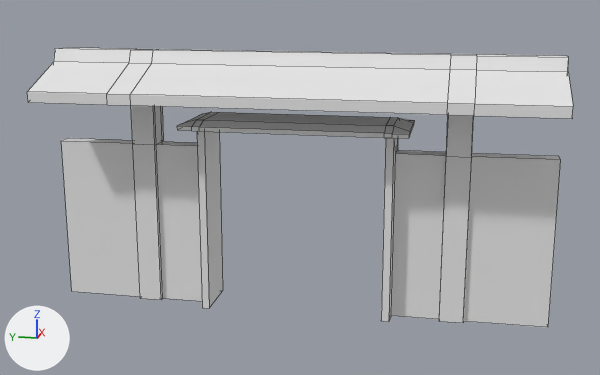
An edit to the FBX model Assets/Models/Enviroment/Buildings/BuildingB_GateA.fbx, drawn before and after from the same camera.
The view is the same before and after, from a camera (50 mm lens) standing at (-121.93, 191.5, 6.41) and looking at (-103.23, 195.24, 1.73). Lighting does not change. The marker at lower left points along +X, +Y and +Z. Mesh edges are drawn as thin lines.

The first picture shows 'BuildingB_GateA'.
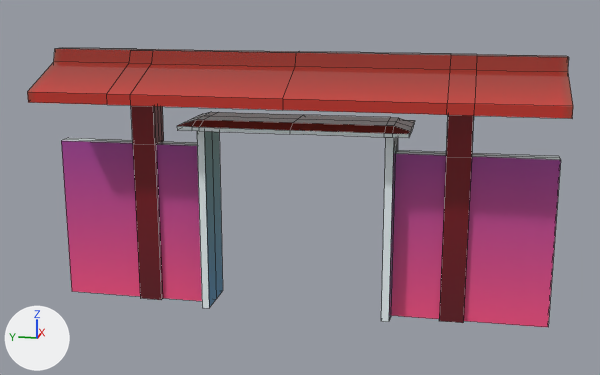
The newer file is also turned or shifted as a whole; pictures and numbers use the older file's frame.

What differs and where, as boxes [x1, y1, x2, y2] in the pictures (600 x 375 px):
part 1 of me_cube_040, built on
    both: [57, 48, 568, 307]
part 2 of me_cube_040, recoloured
    both: [27, 49, 573, 327]

The edits, one by one:
Picture 'deHaht.png' (img_dehaht_png) is new.
Material 'Material #28' (mat_material__28) is new.
Its texture is img_dehaht_png.
Its roughness is 0.0.
me_cube_040 is used by ob_buildingb_gatea; location (-103.21, 195.28, -1.24).
me_cube_040 had 176 vertices, 176 faces and spanned x -1.62..1.62, y -5.87..5.87, z 0.0..6.13.
me_cube_040 now has 244 vertices, 244 faces and spans x -1.62..1.62, y -5.87..5.87, z 0.0..6.13.
Part 1, on me_cube_040:
60 faces are deleted.
28 new vertices lie (-0.2, 0.0, 0.0) away from vertices in x 0.2, y -5.87..5.87, z 0.0..6.13.
16 new vertices lie (-0.59, 0.0, 0.0) away from vertices in x 0.59, y -2.62..2.62, z 0.0..4.61.
14 new vertices lie (0.0, -3.41, 0.0) away from vertices in x -1.62..1.62, y 3.41, z 5.04..6.13.
10 new vertices lie (0.0, -2.09, 0.0) away from vertices in x -0.94..0.94, y 2.09, z 4.41..4.61.
128 new faces join them.
me_cube_040 part 2: 116 faces spanning x -1.62..1.62, y -5.87..5.87, z 0.0..6.13 switch from no material to mat_material__28 (picture img_dehaht_png).
